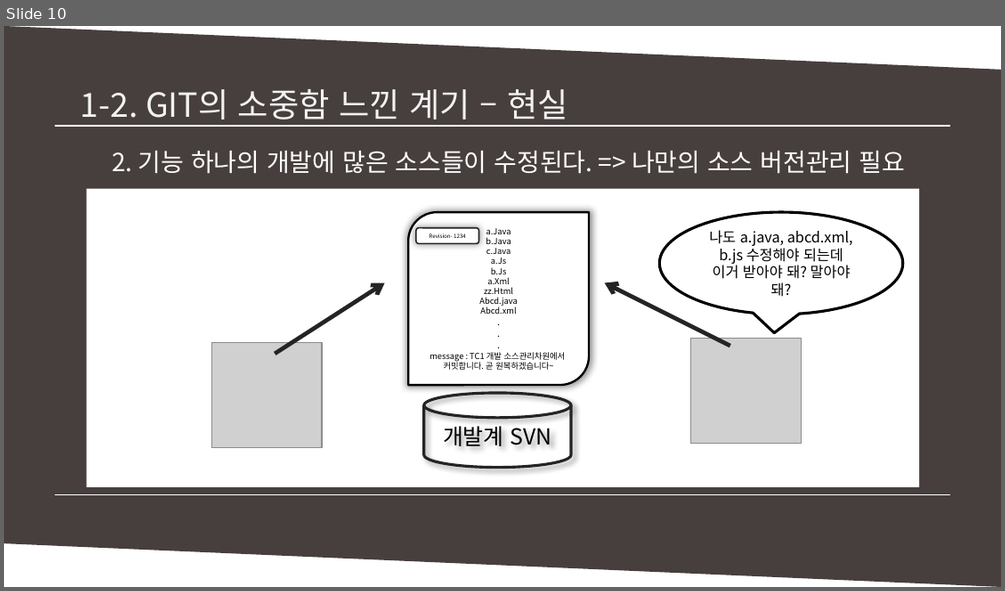
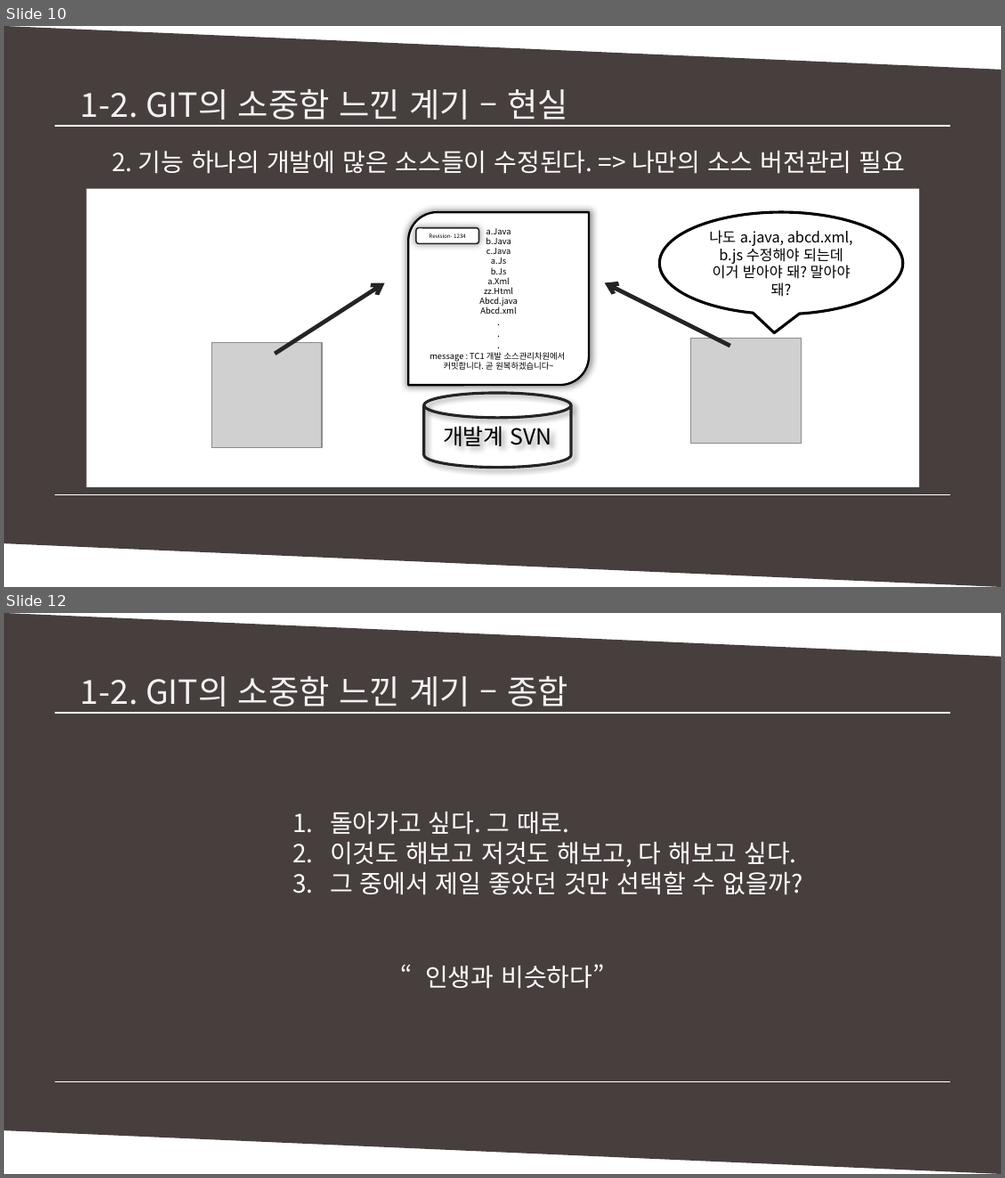
Before and after one commit to MinSikMoon/pptgit, a slide deck: git발표.pptx. Shown one above the other, each under a label of ours: slide 10 before the commit, slides 10 and 12 after it; the slides between them are not shown. The pictures are 1005x591 and 1005x1178 pixels, drawn with LibreOffice and Linux fonts; fonts in the diff are those of the drawing; grey boxes stand for pictures. Boxes give left, top, right and bottom in pixels: in the first picture for what was removed or moved away, otherwise in the second. Text is boxed around its words. In the diff, an @@ line names an element or a change of style, - is before the commit and + after.

```diff
--- a/git발표.pptx
+++ b/git발표.pptx
@@ slide 12 added at [4, 613, 1001, 1174], background #FFFFFF @@
@@ parallelogram added at [4, 613, 1001, 1173], fill #473F3D @@
@@ text added at [81, 676, 568, 713], 24 pt, text #F2F2F2 @@
+1-2. GIT의 소중함 느낀 계기 – 종합
@@ line added from (55, 713) to (950, 713), #FFFFFF 1 pt @@
@@ line added from (63, 713) to (950, 713), #FFFFFF 1 pt @@
@@ text added at [330, 811, 803, 895], 18 pt, text #FFFFFF @@
+1. 돌아가고 싶다. 그 때로.
+2. 이것도 해보고 저것도 해보고, 다 해보고 싶다.
+3. 그 중에서 제일 좋았던 것만 선택할 수 없을까?
@@ text added at [425, 964, 604, 989], 18 pt, text #FFFFFF @@
+“인생과 비슷하다”
@@ line added from (55, 1081) to (942, 1081), #FFFFFF 1 pt @@
@@ line added from (55, 1081) to (950, 1081), #FFFFFF 1 pt @@
```
Also in this commit, not shown: 5 slides changed, 3 other slides added.
